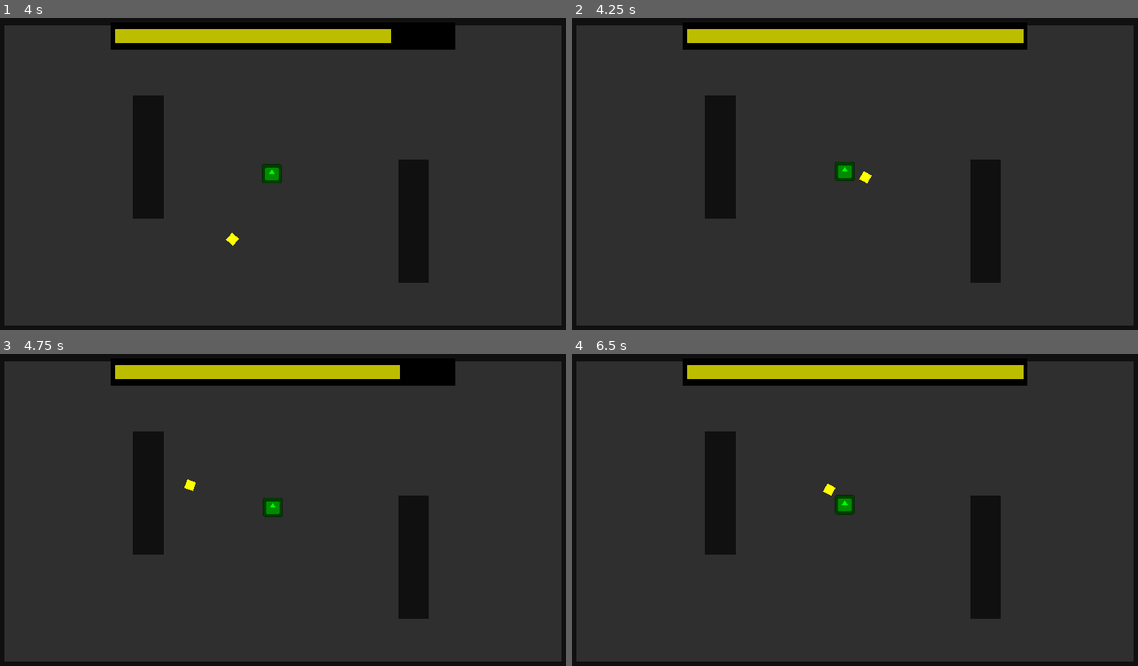
Above: before the commit, frames 1-4 (two rows, left to right).
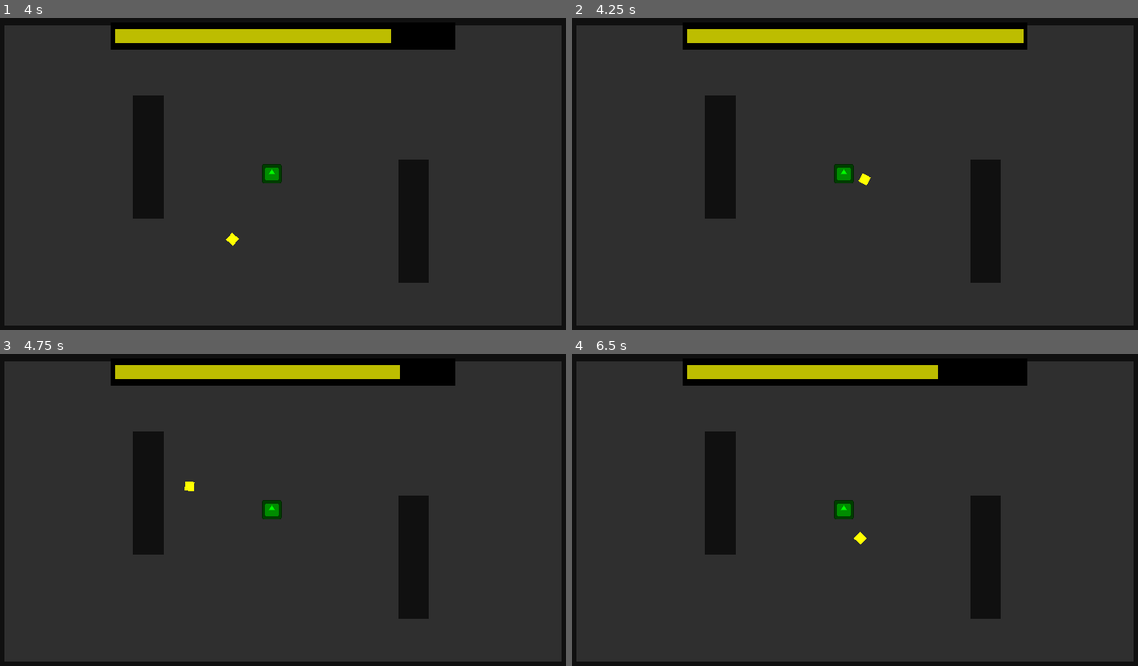
Above: after the commit, the same moments.

Repository: DeepRestGames/pirate-software-game-jam-16
Game: Godot game, scene res://Scenes/MainScene.tscn
The game is run twice, just before and just after one commit, with the same random seed, the same clock (stepped at 60 frames per second) and the same inputs. The engine's default icon, where the game draws it, is replaced by a stand-in: a white triangle on a blue panel in a dark square.
Inputs (mouse positions are in pixels of both pictures, inside the frame that each line leads up to):
- Up to frame 1 (4 s): tap Enter at 0.5 s; move the mouse to (413, 158) at 0.52 s; hold Space (throw_boomerang) 0.53-1.28 s; move the mouse to (164, 192) at 1.27 s; tap Space (throw_boomerang) at 1.35, 2.85 s; move the mouse to (339, 102) at 2.02 s; hold Space (throw_boomerang) 2.03-2.78 s; move the mouse to (254, 242) at 2.77 s; move the mouse to (458, 227) at 3.52 s; hold Space (throw_boomerang) from 3.53 s (still down)
- Up to frame 2 (4.25 s): keep holding Space (throw_boomerang); tap R (restart, bound only after the commit) at 4.15 s
- Up to frame 3 (4.75 s): move the mouse to (107, 463) at 4.27 s; release Space (throw_boomerang) at 4.28 s; tap Space (throw_boomerang) at 4.35 s
- Up to frame 4 (6.5 s): move the mouse to (883, 513) at 5.02 s; hold Space (throw_boomerang) 5.03-5.78 s; move the mouse to (764, 428) at 5.77 s; tap Space (throw_boomerang) at 5.85 s

Frame 1 is identical in both runs. In frame 2, 0.1% of the frame differs, in the area x 46-53%, y 46-54%; in frame 3, 0.1%; in frame 4, 1.0%, in the area x 44-80%, y 3-61%.

Commit message:
Added restart button (R)

Diff:
--- a/Scripts/MainCharacter.gd
+++ b/Scripts/MainCharacter.gd
@@ -22,6 +22,9 @@
 func _input(event: InputEvent) -> void:
 	if event.is_action_pressed("throw_boomerang"):
 		throw_boomerang()
+
+	if event.is_action_pressed("restart"):
+		get_tree().reload_current_scene()
 
 
 func _physics_process(delta: float) -> void:
--- a/project.godot
+++ b/project.godot
@@ -37,6 +37,11 @@
 , Object(InputEventMouseButton,"resource_local_to_scene":false,"resource_name":"","device":-1,"window_id":0,"alt_presse …(249 unchanged characters)…
 ]
 }
+restart={
+"deadzone": 0.5,
+"events": [Object(InputEventKey,"resource_local_to_scene":false,"resource_name":"","device":-1,"window_id":0,"alt_pressed":false,"shift_pressed":false,"ctrl_pressed":false,"meta_pressed":false,"pressed":false,"keycode":0,"physical_keycode":82,"key_label":0,"unicode":114,"location":0,"echo":false,"script":null)
+]
+}
 
 [layer_names]
 
